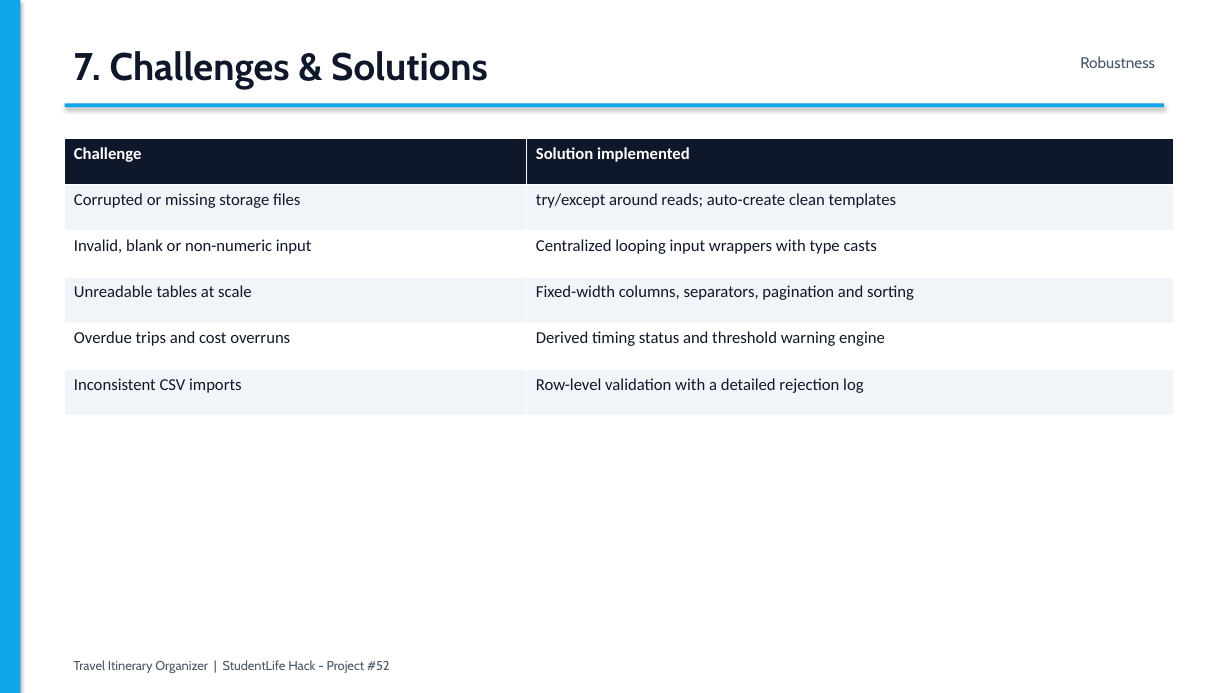
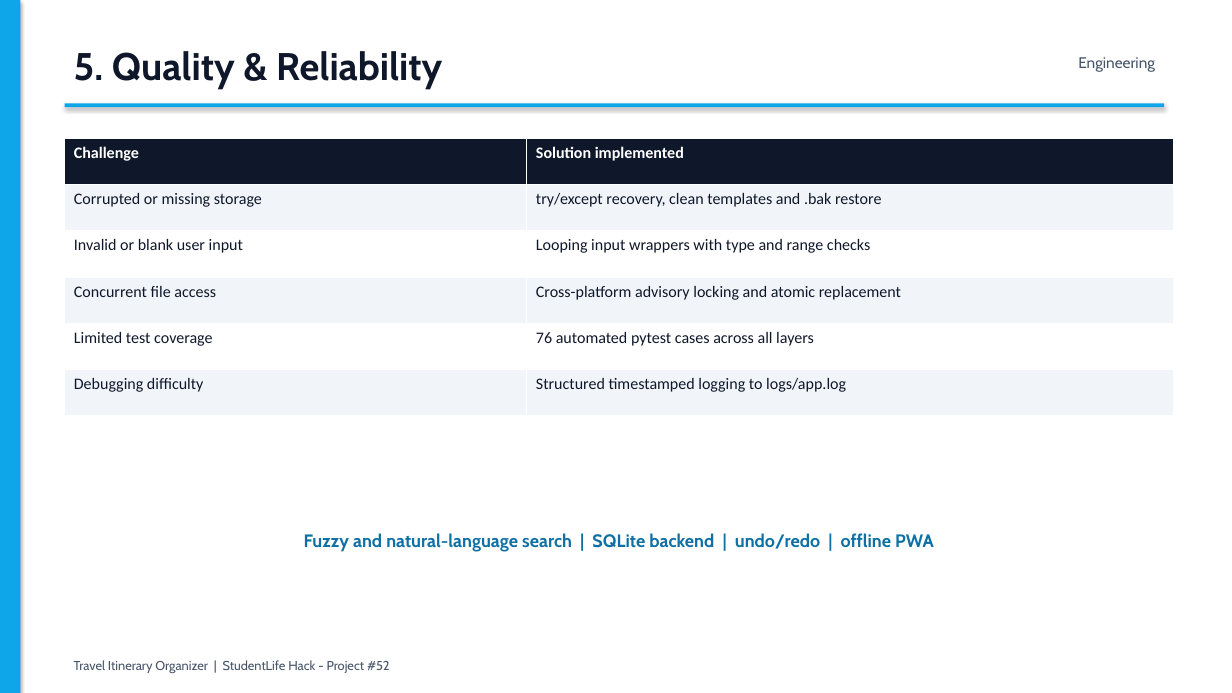
Before and after one commit to pottollaramcharangoud-maker/TravelItineraryOrganizer, a slide deck: slide 6 of TravelItineraryOrganizer_Presentation.pptx (slide 8 before the commit). Drawn at 1232x693 pixels with LibreOffice and Linux fonts; fonts in the diff are those of the drawing. Boxes give left, top, right and bottom in pixels: in the first picture for what was removed or moved away, otherwise in the second. Text is boxed around its words. In the diff, an @@ line names an element or a change of style, - is before the commit and + after.

```diff
--- a/TravelItineraryOrganizer_Presentation.pptx
+++ b/TravelItineraryOrganizer_Presentation.pptx
@@ text at [74, 51, 442, 89]: text changed @@
-7. Challenges & Solutions
+5. Quality & Reliability
@@ text at [1078, 57, 1155, 72]: text changed @@
-Robustness
+Engineering
@@ table at [65, 139, 1174, 416] @@
-row 2, column 1: Corrupted or missing storage files
+row 2, column 1: Corrupted or missing storage
-row 2, column 2: try/except around reads; auto-create clean templates
+row 2, column 2: try/except recovery, clean templates and .bak restore
-row 3, column 1: Invalid, blank or non-numeric input
+row 3, column 1: Invalid or blank user input
-row 3, column 2: Centralized looping input wrappers with type casts
+row 3, column 2: Looping input wrappers with type and range checks
-row 4, column 1: Unreadable tables at scale
+row 4, column 1: Concurrent file access
-row 4, column 2: Fixed-width columns, separators, pagination and sorting
+row 4, column 2: Cross-platform advisory locking and atomic replacement
-row 5, column 1: Overdue trips and cost overruns
+row 5, column 1: Limited test coverage
-row 5, column 2: Derived timing status and threshold warning engine
+row 5, column 2: 76 automated pytest cases across all layers
-row 6, column 1: Inconsistent CSV imports
+row 6, column 1: Debugging difficulty
-row 6, column 2: Row-level validation with a detailed rejection log
+row 6, column 2: Structured timestamped logging to logs/app.log
@@ size 13 to 12.5 pt in "Challenge", "Solution implemented" @@
@@ text added at [304, 533, 934, 552], 14 pt, text #0E70A5, bold @@
+Fuzzy and natural-language search | SQLite backend | undo/redo | offline PWA
```
Also in this commit, not shown: 6 other slides changed, 1 slide added, 3 slides removed, 1 other file.
